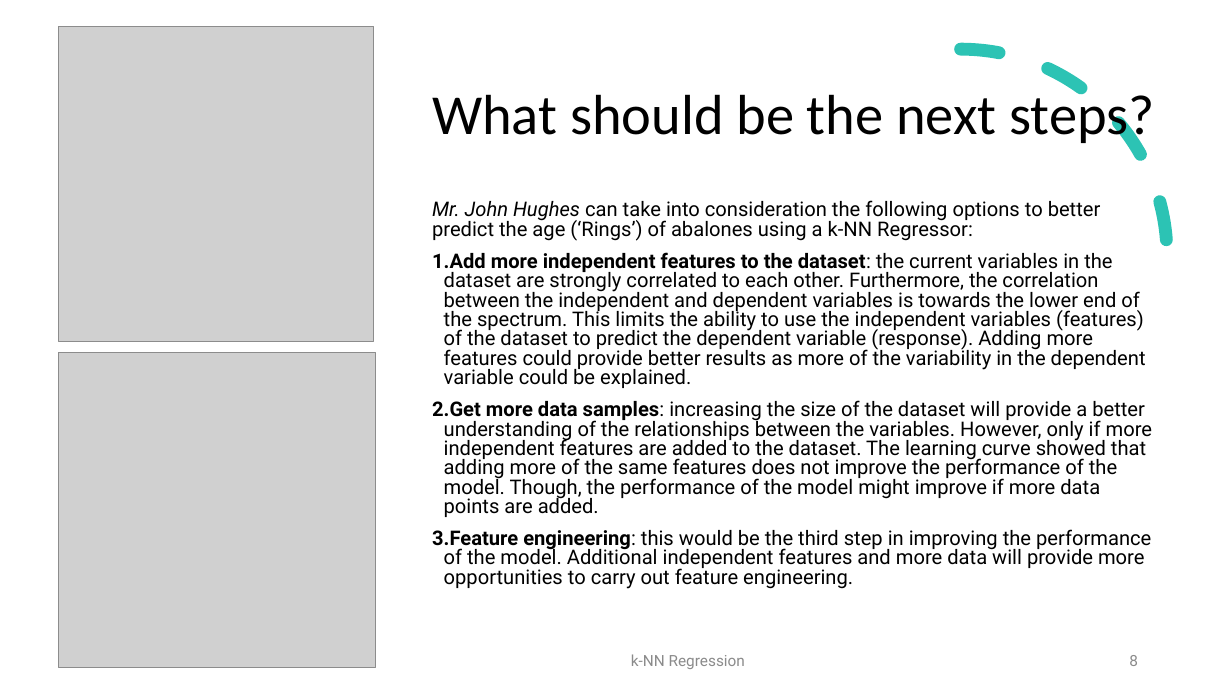
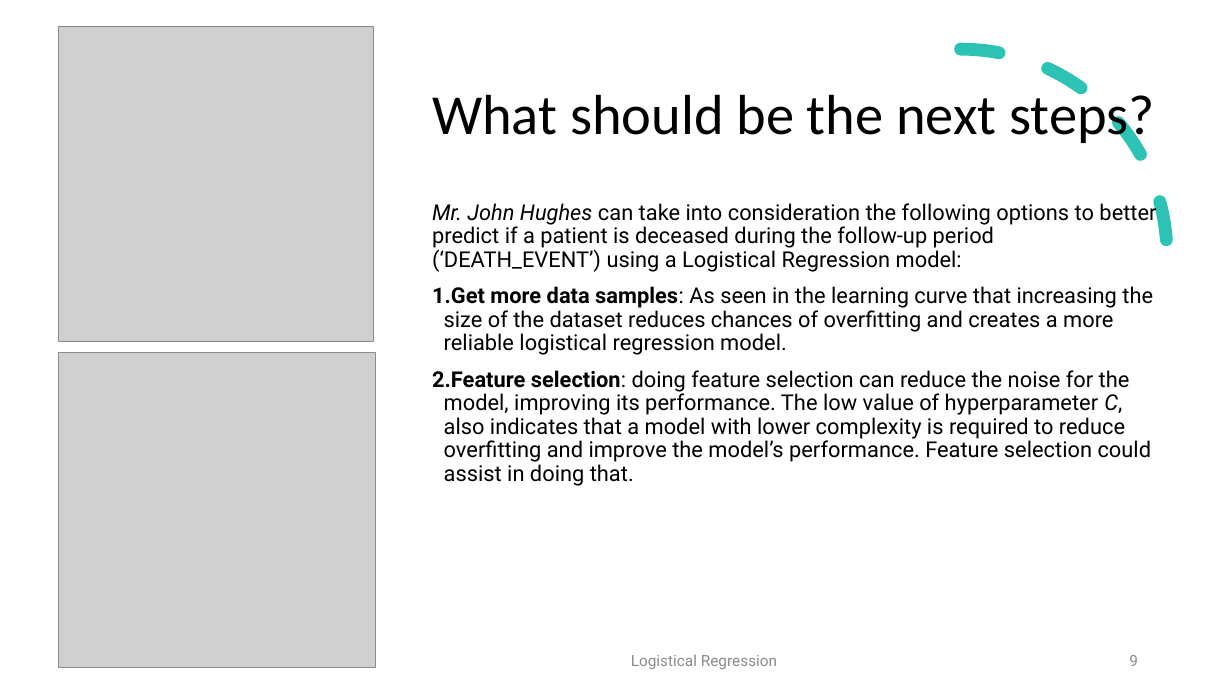
Before and after one commit to radroid/ml-algorithms-assignments, a slide deck: slide 9 of logistical_regression/Logistical Regression - Assignment 2.pptx (slide 8 before the commit). Drawn at 1232x693 pixels with LibreOffice and Linux fonts; fonts in the diff are those of the drawing; grey boxes stand for pictures. Boxes give left, top, right and bottom in pixels: in the first picture for what was removed or moved away, otherwise in the second. Text is boxed around its words. In the diff, an @@ line names an element or a change of style, - is before the commit and + after.

```diff
--- a/logistical_regression/Logistical Regression - Assignment 2.pptx
+++ b/logistical_regression/Logistical Regression - Assignment 2.pptx
@@ text at (432, 199, 1156, 486): text changed; size 15.7 to 17 pt @@
-Mr. John Hughes can take into consideration the following options to better predict the age (‘Rings’) of abalones using a k-NN Regressor:
-1. Add more independent features to the dataset: the current variables in the dataset are strongly correlated to each other. Furthermore, the correlation between the independent and dependent variables is towards the lower end of the spectrum. This limits the ability to use the independent variables (features) of the dataset to predict the dependent variable (response). Adding more features could provide better results as more of the variability in the dependent variable could be explained.
-2. Get more data samples: increasing the size of the dataset will provide a better understanding of the relationships between the variables. However, only if more independent features are added to the dataset. The learning curve showed that adding more of the same features does not improve the performance of the model. Though, the performance of the model might improve if more data points are added.
-3. Feature engineering: this would be the third step in improving the performance of the model. Additional independent features and more data will provide more opportunities to carry out feature engineering.
+Mr. John Hughes can take into consideration the following options to better predict if a patient is deceased during the follow-up period (‘DEATH_EVENT’) using a Logistical Regression model:
+1. Get more data samples: As seen in the learning curve that increasing the size of the dataset reduces chances of overfitting and creates a more reliable logistical regression model.
+2. Feature selection: doing feature selection can reduce the noise for the model, improving its performance. The low value of hyperparameter C, also indicates that a model with lower complexity is required to reduce overfitting and improve the model’s performance. Feature selection could assist in doing that.
@@ text at (631, 654, 777, 669): text changed @@
-k-NN Regression
+Logistical Regression
```
Also in this commit, not shown: 7 other slides changed, 2 slides added, 1 slide removed, 14 other files.
